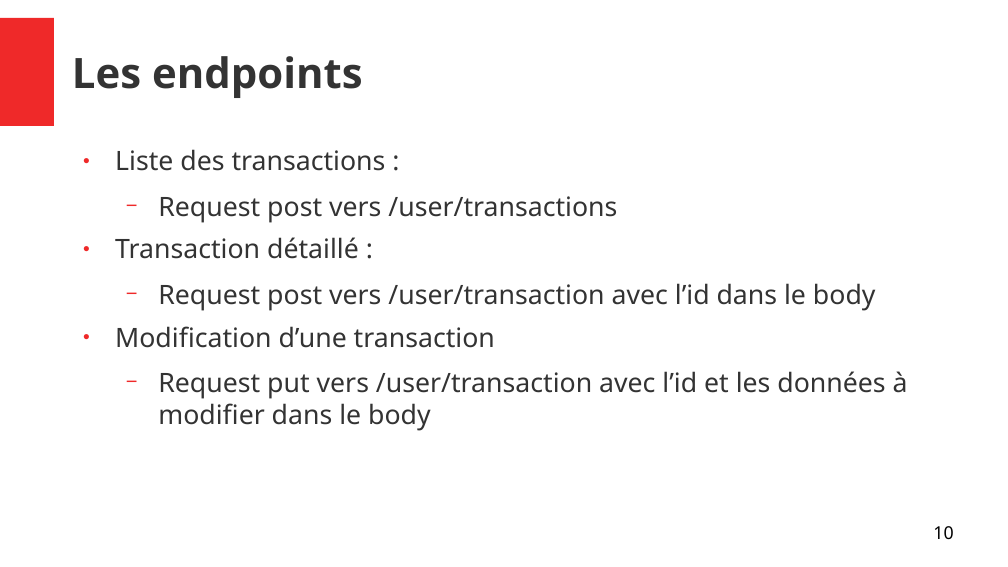
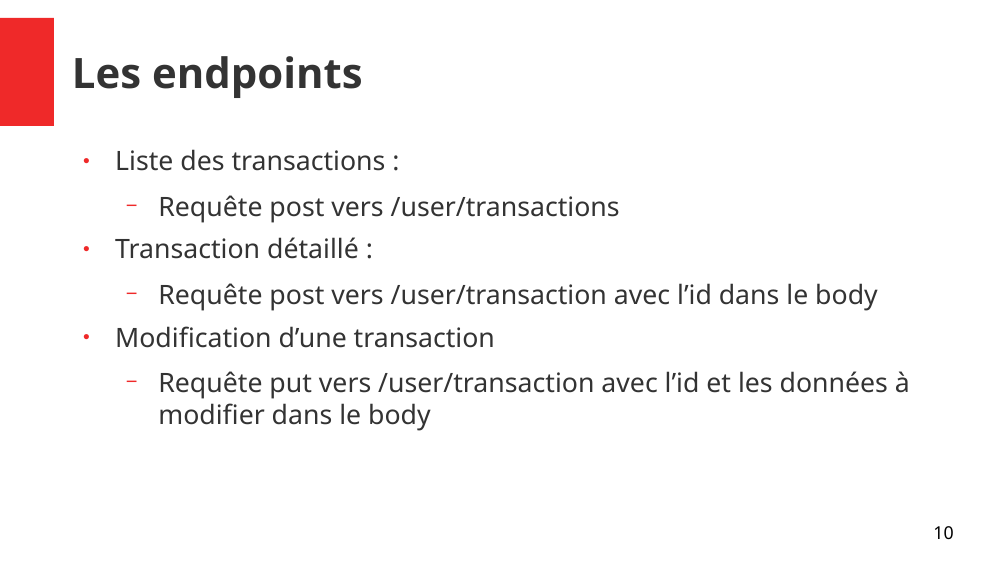
Before and after one commit to joskapotin/joskapotin_13_01042022, a slide deck: slide 10 of OC/SOUTENANCE/presentationProjet13.odp. Drawn at 1008x567 pixels with LibreOffice and Linux fonts; fonts in the diff are those of the drawing. Boxes give left, top, right and bottom in pixels: in the first picture for what was removed or moved away, otherwise in the second. Text is boxed around its words. In the diff, an @@ line names an element or a change of style, - is before the commit and + after.

Commit message:
presentation tweak

```diff
--- a/OC/SOUTENANCE/presentationProjet13.odp
+++ b/OC/SOUTENANCE/presentationProjet13.odp
@@ text at (x1=158, y1=195, x2=620, y2=223): text changed @@
-  − Request post vers /user/transactions
+  − Requête post vers /user/transactions
@@ text at (x1=158, y1=283, x2=878, y2=311): text changed @@
-  − Request post vers /user/transaction avec l’id dans le body
+  − Requête post vers /user/transaction avec l’id dans le body
@@ text at (x1=158, y1=371, x2=910, y2=431): text changed @@
-  − Request put vers /user/transaction avec l’id et les données à modifier dans le body
+  − Requête put vers /user/transaction avec l’id et les données à modifier dans le body
```
Also in this commit, not shown: 3 other slides changed, 1 other file.
